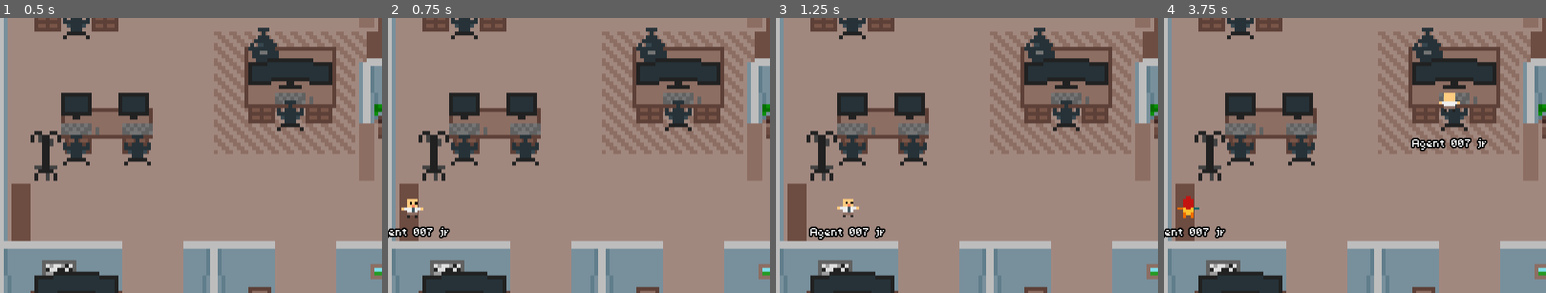
Above: before the commit, frames 1-4 (left to right).
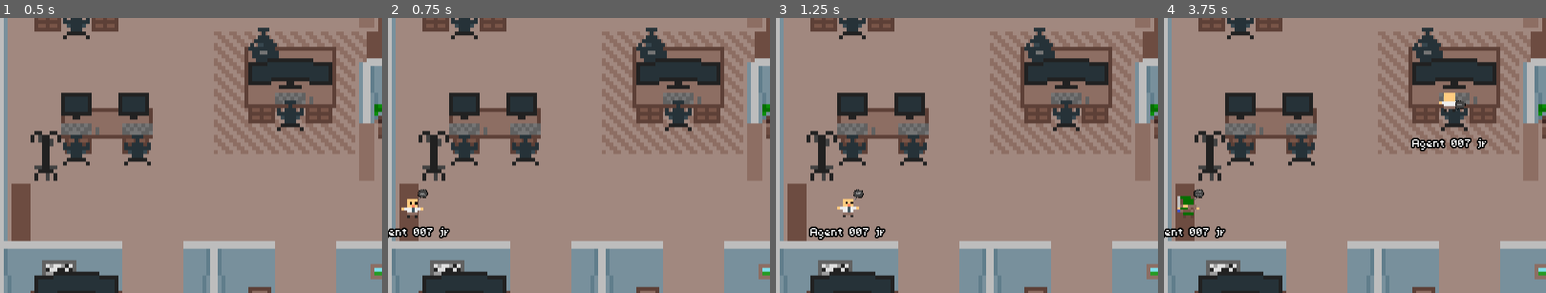
Above: after the commit, the same moments.

Repository: einord/agent-office
Game: Godot game, scene res://scenes/main.tscn
Two runs of this game, one before a commit and one after it. Both use one fixed random seed, a clock stepped at 60 frames per second and the inputs below.
Inputs (mouse positions are % of the whole screen's width and height, from its top left):
- Up to frame 1 (0.5 s): no input
- Up to frame 2 (0.75 s): tap Enter at 0.5 s; move the mouse to (93, 7) at 0.52 s; hold W from 0.53 s (still down); tap J at 0.6 s; click (93, 7) at 0.67 s
- Up to frame 3 (1.25 s): keep holding W
- Up to frame 4 (3.75 s): move the mouse to (30, 55) at 1.27 s; release W at 1.28 s; tap one key every 0.75 s from 1.35 s: 1 2 Q J; move the mouse to (60, 28) at 2.02 s; hold W 2.03-3.53 s; move the mouse to (45, 70) at 2.77 s; click (45, 70) at 2.92 s; move the mouse to (80, 65) at 3.52 s
The pictures show only the part of the screen within x 0-50%, y 20-70%; the shares and areas given below are measured in that part.

Frame 1 is identical in both runs. In frame 2, less than 0.1% of the frame differs, in the area x 7-11%, y 62-67%; in frame 3, less than 0.1%; in frame 4, 0.5%, in the area x 3-79%, y 29-73%.

Commit message:
feat: add activity tracking to agents and integrate activity bubble animations

Diff:
--- a/gui/agent-office/scenes/agent.gd
+++ b/gui/agent-office/scenes/agent.gd
@@ -14,6 +14,7 @@
 @onready var navigation_agent: NavigationAgent2D = get_node("NavigationAgent2D")
 @onready var _anim_player: AnimationPlayer = $AnimationPlayer
 @onready var _context_bar: ColorRect = $ContextBar
+@onready var _activity_bubble: AnimatedSprite2D = $ActivityBubble
 var _context_bar_init_length: float = 0.0
 var _name_label: Label = null
 var _ui_layer: Control = null
@@ -42,11 +43,16 @@
 var _is_sitting: bool = false
 ## Context window usage percentage (0-100)
 var context_percentage: float = 0.0
+## Current detailed activity (e.g. thinking, coding, reading)
+var current_activity: String = ""
 
 func _ready() -> void:
 	add_to_group("agent")
 	navigation_agent.velocity_computed.connect(Callable(_on_velocity_computed))
 	_setup_name_label()
+	# Hide activity bubble until an activity is set
+	if _activity_bubble:
+		_activity_bubble.visible = false
 	# Vänta en frame så att navigationskartan hinner synkroniseras
 	await get_tree().physics_frame
 	_enter_state(current_state)
@@ -417,6 +423,19 @@
 				_anim_player.play(anim_name)
 			return
 
+## Updates the activity bubble to show the given activity animation.
+## Hides the bubble if no matching animation exists.
+func set_activity(activity: String) -> void:
+	current_activity = activity
+	if _activity_bubble == null:
+		return
+	if activity != "" and _activity_bubble.sprite_frames.has_animation(activity):
+		_activity_bubble.visible = true
+		_activity_bubble.play(activity)
+	else:
+		_activity_bubble.visible = false
+		_activity_bubble.stop()
+
 ## Activates or deactivates all computers linked to the current workstation.
 func _activate_workstation_computers(active: bool) -> void:
 	if current_workstation == null:
--- a/gui/agent-office/scenes/agent.tscn
+++ b/gui/agent-office/scenes/agent.tscn
@@ -2,6 +2,7 @@
 
 [ext_resource type="Texture2D" uid="uid://csn3uduealrwr" path="res://assets/sprites/template.png" id="1_b2pv0"]
 [ext_resource type="Script" uid="uid://f01bugove64e" path="res://scenes/agent.gd" id="2_umeaf"]
+[ext_resource type="Texture2D" uid="uid://dbp0dlxt4h3sw" path="res://assets/sprites/activity_sheet.png" id="3_yc63n"]
 
 [sub_resource type="AtlasTexture" id="AtlasTexture_umeaf"]
 atlas = ExtResource("1_b2pv0")
@@ -108,6 +109,109 @@
 &"standing": SubResource("Animation_yc63n"),
 &"walking": SubResource("Animation_lug0u")
 }
+
+[sub_resource type="AtlasTexture" id="AtlasTexture_lug0u"]
+atlas = ExtResource("3_yc63n")
+region = Rect2(0, 32, 16, 16)
+
+[sub_resource type="AtlasTexture" id="AtlasTexture_dg1j7"]
+atlas = ExtResource("3_yc63n")
+region = Rect2(16, 32, 16, 16)
+
+[sub_resource type="AtlasTexture" id="AtlasTexture_qeyy3"]
+atlas = ExtResource("3_yc63n")
+region = Rect2(0, 48, 16, 16)
+
+[sub_resource type="AtlasTexture" id="AtlasTexture_nkfwj"]
+atlas = ExtResource("3_yc63n")
+region = Rect2(16, 48, 16, 16)
+
+[sub_resource type="AtlasTexture" id="AtlasTexture_iuhnp"]
+atlas = ExtResource("3_yc63n")
+region = Rect2(0, 0, 16, 16)
+
+[sub_resource type="AtlasTexture" id="AtlasTexture_52ahs"]
+atlas = ExtResource("3_yc63n")
+region = Rect2(16, 0, 16, 16)
+
+[sub_resource type="AtlasTexture" id="AtlasTexture_y08pw"]
+atlas = ExtResource("3_yc63n")
+region = Rect2(0, 16, 16, 16)
+
+[sub_resource type="AtlasTexture" id="AtlasTexture_q3gef"]
+atlas = ExtResource("3_yc63n")
+region = Rect2(16, 16, 16, 16)
+
+[sub_resource type="AtlasTexture" id="AtlasTexture_f14ir"]
+atlas = ExtResource("3_yc63n")
+region = Rect2(0, 32, 16, 16)
+
+[sub_resource type="AtlasTexture" id="AtlasTexture_tduqk"]
+atlas = ExtResource("3_yc63n")
+region = Rect2(16, 32, 16, 16)
+
+[sub_resource type="SpriteFrames" id="SpriteFrames_2rugh"]
+animations = [{
+"frames": [{
+"duration": 1.0,
+"texture": SubResource("AtlasTexture_lug0u")
+}, {
+"duration": 1.0,
+"texture": SubResource("AtlasTexture_dg1j7")
+}],
+"loop": true,
+"name": &"coding",
+"speed": 1.0
+}, {
+"frames": [],
+"loop": true,
+"name": &"default",
+"speed": 1.0
+}, {
+"frames": [{
+"duration": 1.0,
+"texture": SubResource("AtlasTexture_qeyy3")
+}, {
+"duration": 1.0,
+"texture": SubResource("AtlasTexture_nkfwj")
+}],
+"loop": true,
+"name": &"reading",
+"speed": 1.0
+}, {
+"frames": [{
+"duration": 1.0,
+"texture": SubResource("AtlasTexture_iuhnp")
+}, {
+"duration": 1.0,
+"texture": SubResource("AtlasTexture_52ahs")
+}],
+"loop": true,
+"name": &"thinking",
+"speed": 1.0
+}, {
+"frames": [{
+"duration": 1.0,
+"texture": SubResource("AtlasTexture_y08pw")
+}, {
+"duration": 1.0,
+"texture": SubResource("AtlasTexture_q3gef")
+}],
+"loop": true,
+"name": &"working",
+"speed": 1.0
+}, {
+"frames": [{
+"duration": 1.0,
+"texture": SubResource("AtlasTexture_f14ir")
+}, {
+"duration": 1.0,
+"texture": SubResource("AtlasTexture_tduqk")
+}],
+"loop": true,
+"name": &"writing",
+"speed": 1.0
+}]
 
 [node name="Agent" type="AnimatedSprite2D" unique_id=1212106709]
 z_index = 2
@@ -136,6 +240,7 @@
 
 [node name="ContextBar" type="ColorRect" parent="." unique_id=1759184112]
 z_index = 10
+z_as_relative = false
 anchors_preset = 15
 anchor_right = 1.0
 anchor_bottom = 1.0
@@ -145,3 +250,12 @@
 offset_bottom = -17.75
 grow_horizontal = 2
 grow_vertical = 2
+
+[node name="ActivityBubble" type="AnimatedSprite2D" parent="." unique_id=122485424]
+z_index = 11
+z_as_relative = false
+position = Vector2(4, -9)
+scale = Vector2(0.25, 0.25)
+sprite_frames = SubResource("SpriteFrames_2rugh")
+animation = &"working"
+frame_progress = 0.39999592
--- a/gui/agent-office/scenes/game.gd
+++ b/gui/agent-office/scenes/game.gd
@@ -178,6 +178,10 @@
 		if context_pct is float:
 			context_pct = int(context_pct)
 		agent.set_context_percentage(context_pct)
+		var activity = payload.get("activity", "")
+		if activity == null:
+			activity = ""
+		agent.set_activity(activity)
 		_send_ack("spawn_agent", agent_id, true)
 	else:
 		_send_ack("spawn_agent", agent_id, false)
@@ -216,6 +220,12 @@
 		context_pct = int(context_pct)
 	if context_pct >= 0:
 		agent.set_context_percentage(context_pct)
+
+	# Update activity bubble
+	var activity = payload.get("activity", "")
+	if activity == null:
+		activity = ""
+	agent.set_activity(activity)
 
 ## Handles the remove_agent command from the backend.
 func _handle_remove_agent(payload: Dictionary) -> void:
@@ -414,6 +424,10 @@
 	_agents_container.add_child(agent)
 	_agent_queue.append(agent)
 
+	# Assign a random activity for testing
+	var test_activities = ["thinking", "working", "coding", "reading", "writing"]
+	agent.set_activity(test_activities[randi() % test_activities.size()])
+
 	# Connect to agent's removal signal
 	agent.tree_exiting.connect(_on_agent_removed.bind(agent))
 
Binary file added: gui/agent-office/assets/sprites/activity_sheet.aseprite
Binary file added: gui/agent-office/assets/sprites/activity_sheet.png
Not shown, added: gui/agent-office/assets/sprites/activity_sheet.png.import
Not shown, changed: backend/src/types.ts
Not shown, changed: backend/src/websocket/server.ts
